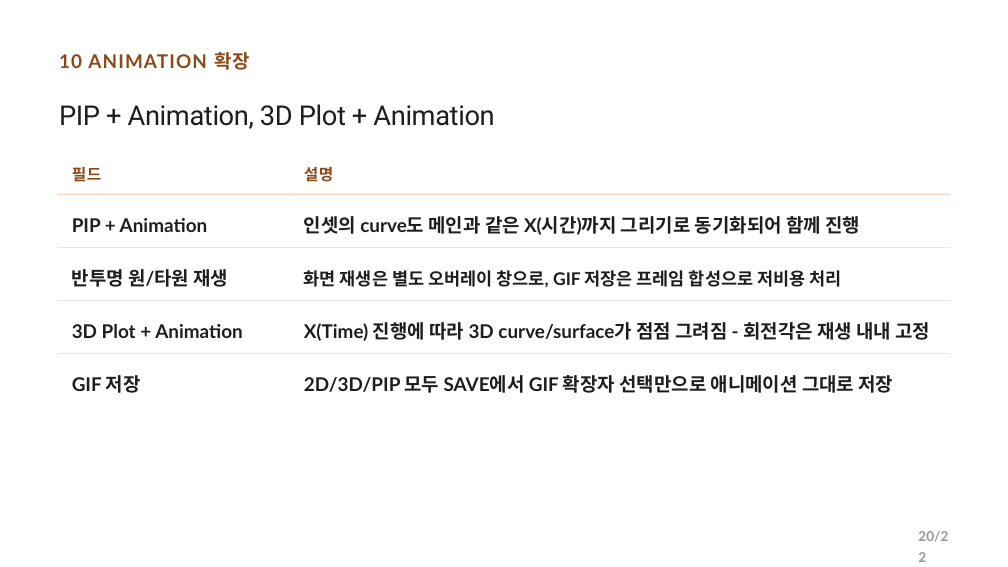
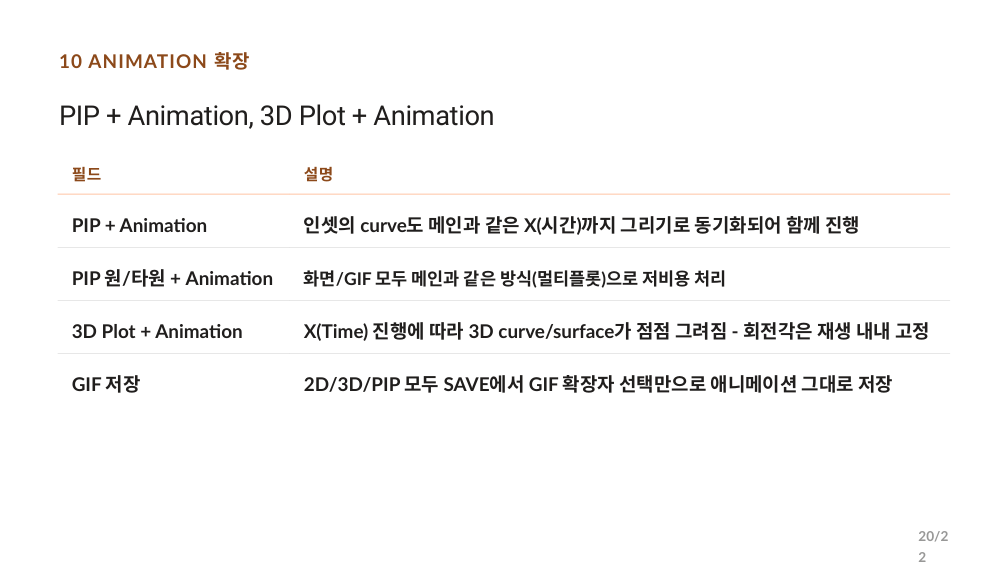
Before and after one commit to CWKIM113/CathPlot_Pub, a slide deck: slide 20 of CathPlot_발표.pptx. Drawn at 1008x567 pixels with LibreOffice and Linux fonts; fonts in the diff are those of the drawing. Boxes give left, top, right and bottom in pixels: in the first picture for what was removed or moved away, otherwise in the second. Text is boxed around its words. In the diff, an @@ line names an element or a change of style, - is before the commit and + after.

```diff
--- a/CathPlot_발표.pptx
+++ b/CathPlot_발표.pptx
@@ text at [72, 269, 274, 287]: text changed @@
-반투명 원/타원 재생
+PIP 원/타원 + Animation
@@ text at [304, 270, 726, 288]: text changed @@
-화면 재생은 별도 오버레이 창으로, GIF 저장은 프레임 합성으로 저비용 처리
+화면/GIF 모두 메인과 같은 방식(멀티플롯)으로 저비용 처리
```
Also in this commit, not shown: 1 other file.
